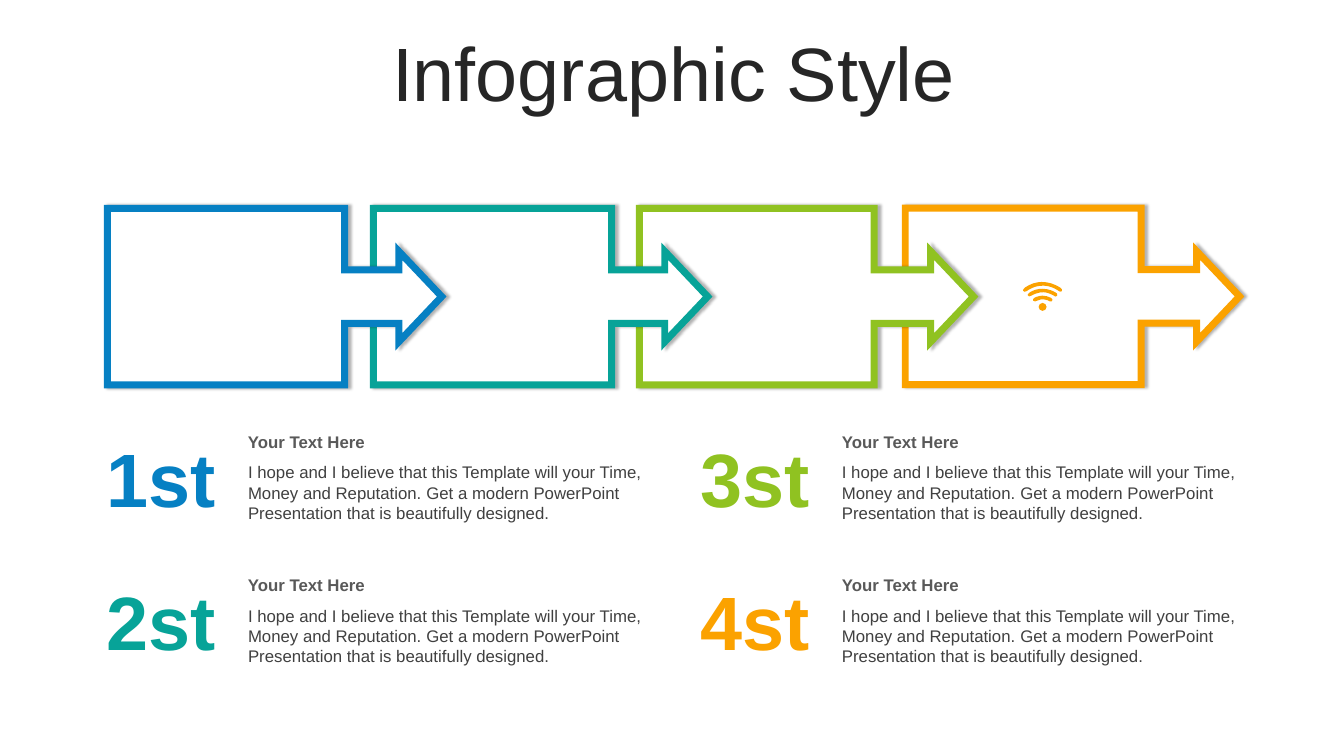
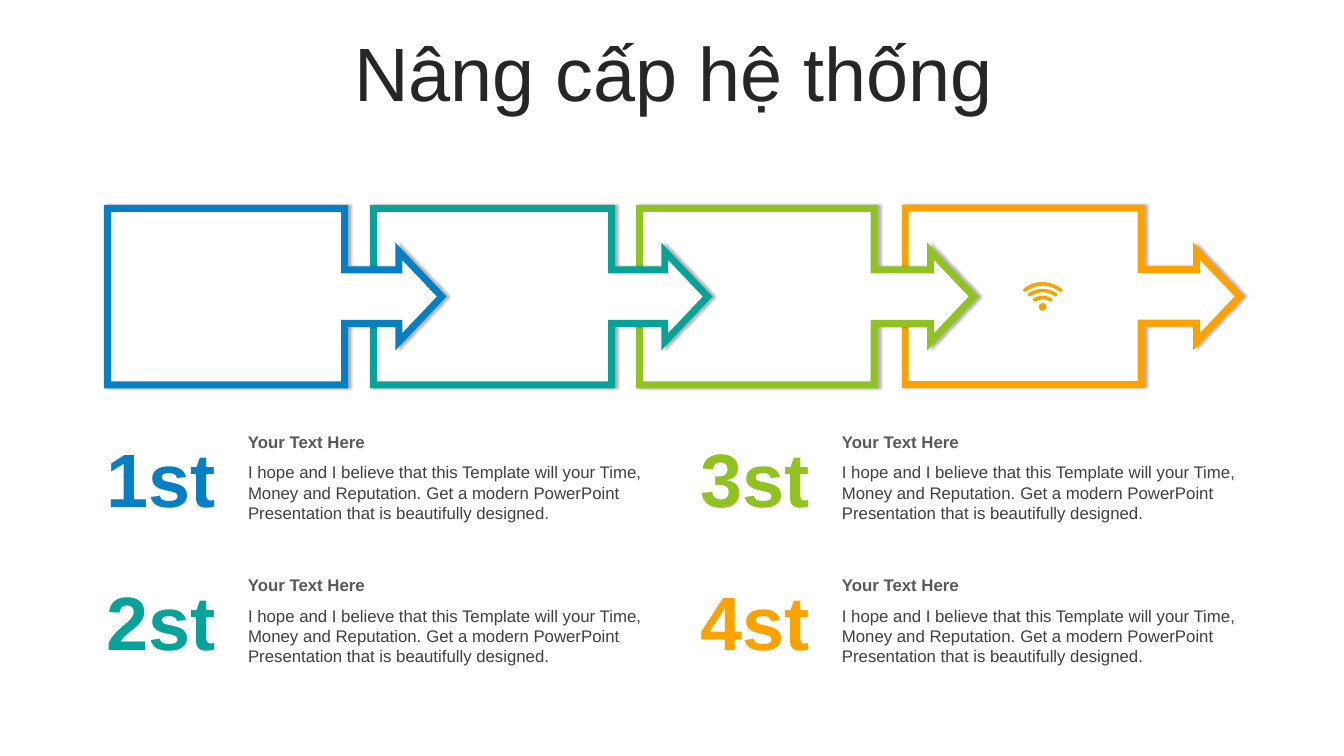
Before and after one commit to VuHuyNhatMinh/smart-parking-lot, a slide deck: slide 11 of hệ thống quản lý bãi đỗ xe ô tô.pptx. Drawn at 1344x756 pixels with LibreOffice and Linux fonts; fonts in the diff are those of the drawing. Boxes give left, top, right and bottom in pixels: in the first picture for what was removed or moved away, otherwise in the second. Text is boxed around its words. In the diff, an @@ line names an element or a change of style, - is before the commit and + after.

```diff
--- a/hệ thống quản lý bãi đỗ xe ô tô.pptx
+++ b/hệ thống quản lý bãi đỗ xe ô tô.pptx
@@ text at (354, 43, 993, 115): text changed @@
-Infographic Style
+Nâng cấp hệ thống
```
